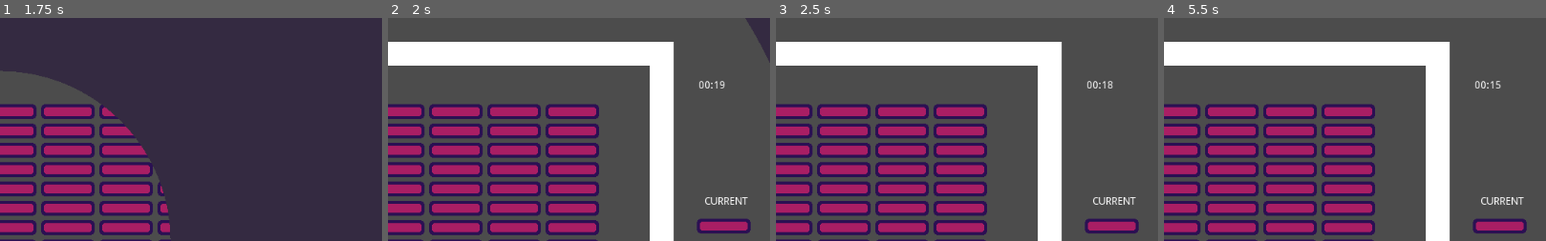
Above: before the commit, frames 1-4 (left to right).
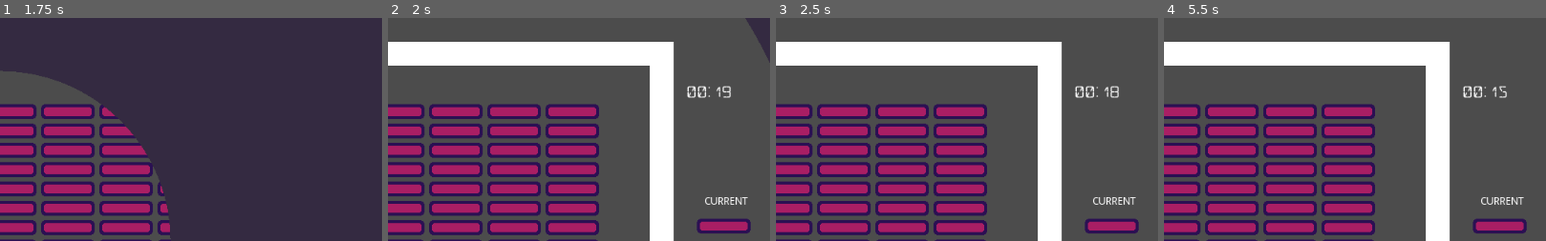
Above: after the commit, the same moments.

Repository: marc-hugh-tom/gmtk-game-jam-2023
Game: Godot game, scene res://scenes/SceneManager.tscn
The game is run twice, just before and just after one commit, with the same random seed, the same clock (stepped at 60 frames per second) and the same inputs.
Inputs (mouse positions are % of the whole screen's width and height, from its top left):
- Up to frame 1 (1.75 s): click "PLAY" at 0.5 s; click "PLAY" at 1.25 s
- Up to frame 2 (2 s): no input
- Up to frame 3 (2.5 s): move the mouse to (72, 45) at 2.02 s; press the mouse at (72, 45) at 2.03 s; hold Right (ui_right) from 2.03 s (still down)
- Up to frame 4 (5.5 s): move the mouse to (30, 55) at 2.77 s; release Right (ui_right) at 2.78 s; release the mouse at (30, 55) at 2.78 s; hold Left (ui_left) 2.78-3.53 s; click (30, 55) at 2.85 s; move the mouse to (60, 28) at 3.52 s; press the mouse at (60, 28) at 3.53 s; hold Right (ui_right) 3.53-5.03 s; move the mouse to (45, 70) at 4.27 s; release the mouse at (45, 70) at 4.28 s; click (45, 70) at 4.35 s; move the mouse to (80, 65) at 5.02 s; press the mouse at (80, 65) at 5.03 s; hold Left (ui_left) from 5.03 s (still down)
The pictures show only the part of the screen within x 50-100%, y 0-50%; the shares and areas given below are measured in that part.

Frame 1 is identical in both runs. In frame 2, 0.4% of the frame differs, in the area x 78-90%, y 28-36%; in frame 3, 0.4%; in frame 4, 0.4%.

Commit message:
lcd font

Diff:
--- a/scenes/GameState.tscn
+++ b/scenes/GameState.tscn
@@ -1,7 +1,16 @@
-[gd_scene load_steps=3 format=2]
+[gd_scene load_steps=6 format=2]
 
 [ext_resource path="res://scenes/GameContainer.tscn" type="PackedScene" id=1]
 [ext_resource path="res://scripts/GameState.gd" type="Script" id=2]
+
+[sub_resource type="Theme" id=1]
+
+[sub_resource type="DynamicFontData" id=3]
+font_path = "res://assets/fonts/LCD14.otf"
+
+[sub_resource type="DynamicFont" id=2]
+size = 19
+font_data = SubResource( 3 )
 
 [node name="GameState" type="Node2D"]
 script = ExtResource( 2 )
@@ -10,10 +19,12 @@
 position = Vector2( -65, 0 )
 
 [node name="TimerLabel" type="Label" parent="."]
-margin_left = 928.0
-margin_top = 84.0
-margin_right = 968.0
-margin_bottom = 98.0
+margin_left = 912.0
+margin_top = 91.0
+margin_right = 1080.0
+margin_bottom = 111.0
+theme = SubResource( 1 )
+custom_fonts/font = SubResource( 2 )
 
 [node name="WinCountdownTimer" type="Timer" parent="."]
 wait_time = 20.0
Binary file added: assets/fonts/LCD14.otf
